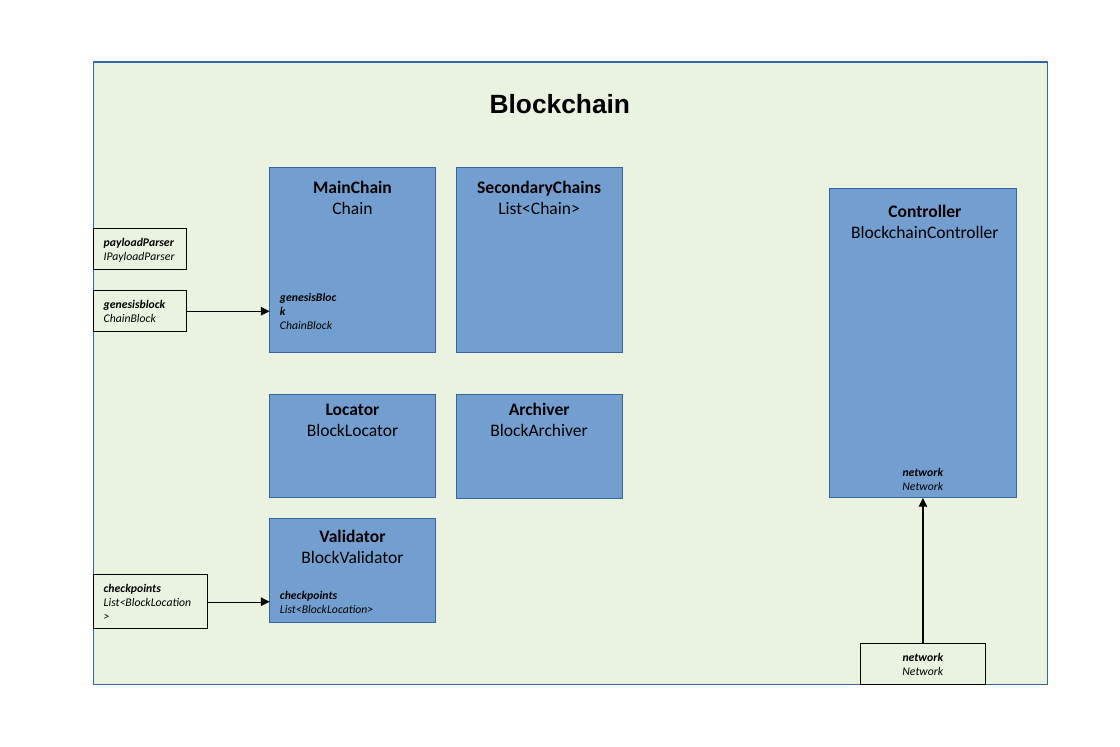
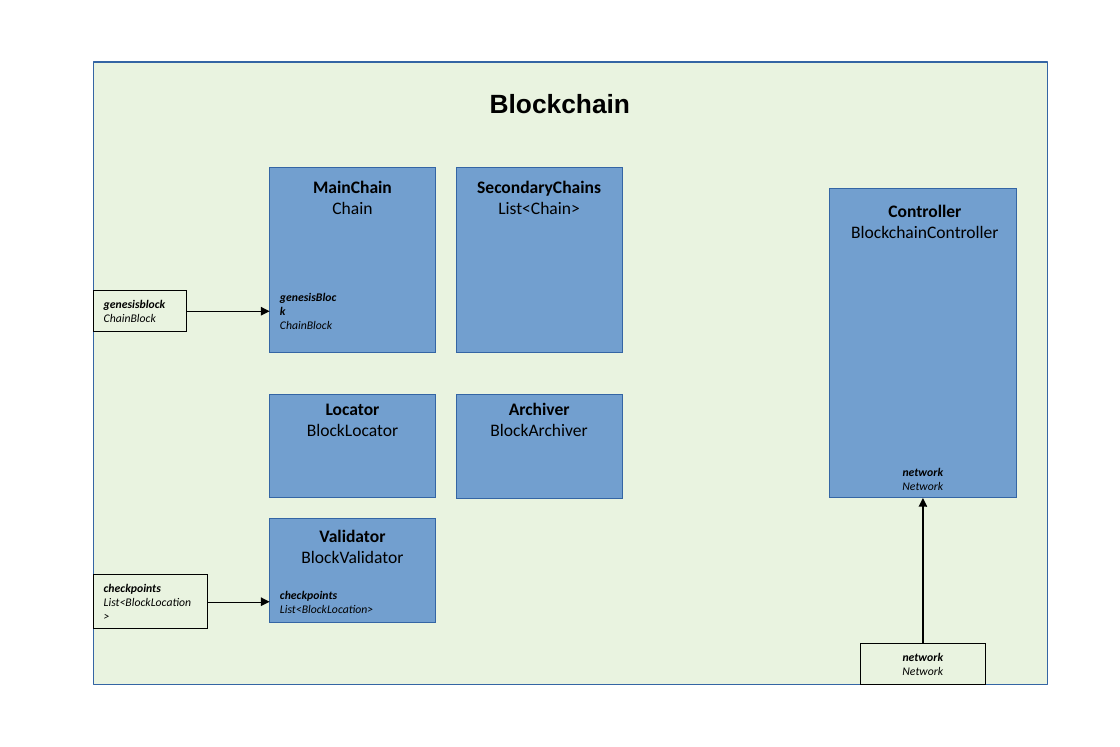
Before and after one commit to BusinessChain/BToken, a slide deck: slide 1 of Doc/Blockchain.odp. Drawn at 1120x747 pixels with LibreOffice and Linux fonts; fonts in the diff are those of the drawing. Boxes give left, top, right and bottom in pixels: in the first picture for what was removed or moved away, otherwise in the second. Text is boxed around its words. In the diff, an @@ line names an element or a change of style, - is before the commit and + after.

```diff
--- a/Doc/Blockchain.odp
+++ b/Doc/Blockchain.odp
@@ rectangle removed at [94, 229, 188, 270] @@
-payloadParser
-IPayloadParser
```
Also in this commit, not shown: 23 other files.
